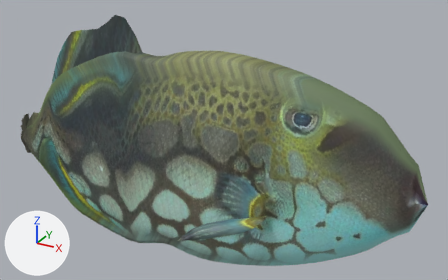
The glTF model public/aqua/models/fish/juv_clown_triggerfish.glb: old version first, new version second.
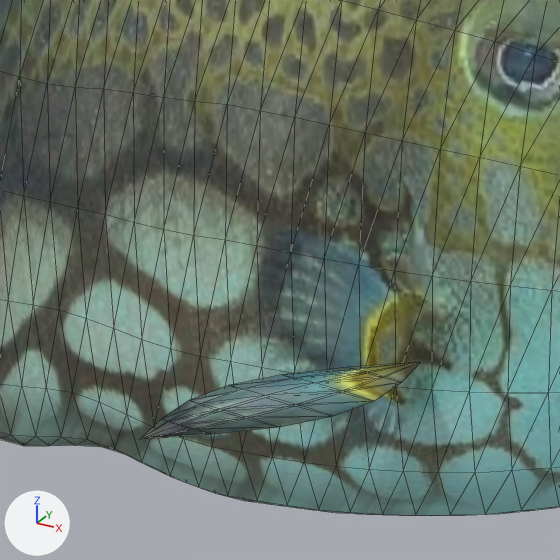
There are two pictures of each version: one whole from a 50 mm camera at (6902.107, -2.043, 336.341) aimed at (6900.933, 0.092, 335.274), one close up on the part from 29% to 70% of the width and 35% to 100% of the height. The axes (+X, +Y, +Z) are drawn at lower left. The lights are the same throughout. The older version's two pictures come first. The close-ups show mesh edges as thin lines. Vertices at exactly the same position are counted once.

The older version as bpy lines, for what is in view:
```python
me_juv_clown_triggerfish = bpy.data.meshes.new('juv_clown_triggerfish')
me_juv_clown_triggerfish.from_pydata(...)  # 830 vertices, 1594 faces; spans x 6899.81..6901.81, y -0.34..0.34, z 334.67..335.78
me_juv_clown_triggerfish.materials.append(mat_painted_pbr_atlas)  # picture img_juv_clown_triggerfish_basecolor
ob_juv_clown_triggerfish = bpy.data.objects.new('juv_clown_triggerfish', me_juv_clown_triggerfish)
ob_juv_clown_triggerfish.location = (0.0, 0.0, 0.0)
```
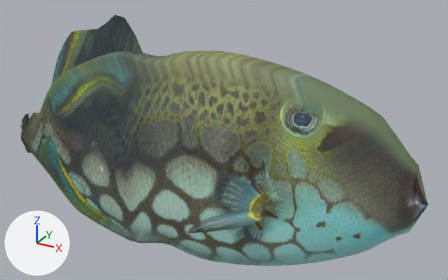
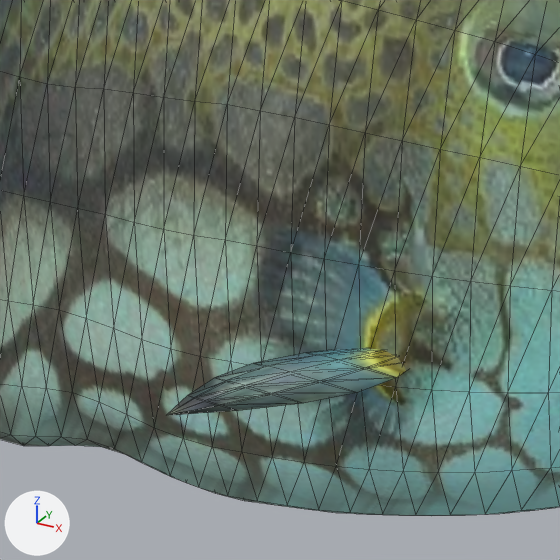
Pixel boxes (x1, y1, x2, y2) of what changed, in the close-ups (560 x 560 px; the box of a moved part takes in the faces that stretch with it):
part 1 of me_juv_clown_triggerfish, moved or reshaped
    before: (140, 362, 421, 439)
    after: (168, 348, 406, 415)

The edits, one by one:
me_juv_clown_triggerfish is used by ob_juv_clown_triggerfish; location (0.0, 0.0, 0.0).
me_juv_clown_triggerfish had 830 vertices, 1594 faces and spanned x 6899.81..6901.81, y -0.34..0.34, z 334.67..335.78.
me_juv_clown_triggerfish now has 830 vertices, 1594 faces and spans x 6899.81..6901.81, y -0.28..0.28, z 334.67..335.78.
me_juv_clown_triggerfish part 1: the loose piece of 42 vertices spanning x 6900.96..6901.25, y -0.34..-0.14, z 335.02..335.11 is moved by (0.0, 0.06, 0.0).
Other edits to the shape of me_juv_clown_triggerfish do not show in these pictures.
